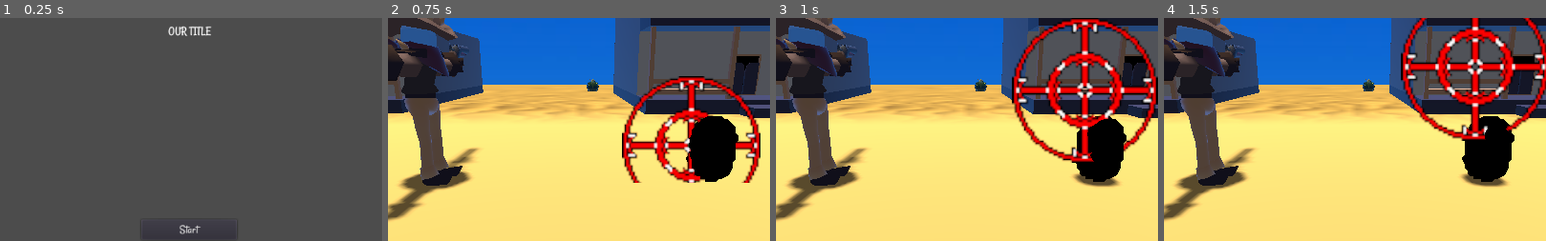
Above: before the commit, frames 1-4 (left to right).
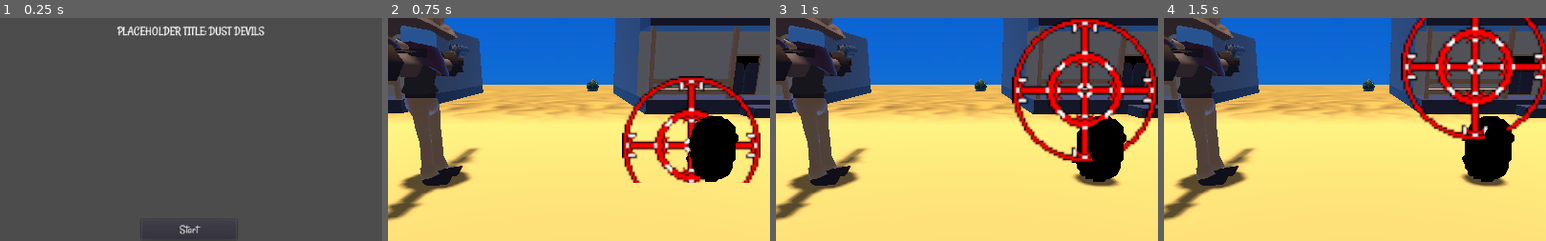
Above: after the commit, the same moments.

Repository: id-be/GMTK2022
Game: Godot game, scene res://Scenes/Title.tscn
Two runs of this game, one before a commit and one after it. Both use one fixed random seed, a clock stepped at 60 frames per second and the inputs below.
Inputs (mouse positions are % of the whole screen's width and height, from its top left):
- Up to frame 1 (0.25 s): no input
- Up to frame 2 (0.75 s): click "Start" at 0.5 s
- Up to frame 3 (1 s): no input
- Up to frame 4 (1.5 s): move the mouse to (72, 45) at 1.27 s; press the mouse at (72, 45) at 1.28 s
The pictures show only the part of the screen within x 25-75%, y 19-69%; the shares and areas given below are measured in that part.

The runs differ from the first frame. In frame 1, 1.1% of the frame differs, in the area x 30-70%, y 3-9%; in frame 2, nothing differs; in frame 3, nothing differs; in frame 4, nothing differs.
Error after the commit: Invalid get index 'text' (on base: 'null instance'). (res://Scripts/Town.gd:13)

Commit message:
Added ammo picker scene

Diff:
--- /dev/null
+++ b/Scenes/BulletPicker.gd
@@ -0,0 +1,38 @@
+extends Spatial
+
+var rando = RandomNumberGenerator.new()
+
+onready var dice = [
+$DicePool/D4Pool/d4_1,$DicePool/D4Pool/d4_2,$DicePool/D4Pool/d4_3,
+$DicePool/D6Pool/d6_1, $DicePool/D6Pool/d6_2, $DicePool/D6Pool/d6_3,
+$DicePool/D8Pool/d8_1, $DicePool/D8Pool/d8_2, $DicePool/D8Pool/d8_3,
+$DicePool/D10Pool/d10_1, $DicePool/D10Pool/d10_2,
+$DicePool/D12Pool/d12_1, $DicePool/D12Pool/d12_2,
+$DicePool/D20Pool/d20_1]
+
+var pools = null#[[0,1,0],[0,1,1]]
+var total_pools = null
+var cur_pool = null
+
+onready var all_dice = $DicePool
+
+# Called when the node enters the scene tree for the first time.
+func _ready():
+	rando.randomize()
+
+	pools = [
+	[dice[0], dice[3], dice[1]] ,
+	[dice[0], dice[3], dice[4]]
+	]
+
+	total_pools = pools.size()
+
+	var my_pool = rando.randi_range(0, total_pools-1)
+	cur_pool = pools[my_pool]
+	cur_pool[0].global_transform.origin = $DiePos1.global_transform.origin
+	cur_pool[1].global_transform.origin = $DiePos2.global_transform.origin
+	cur_pool[2].global_transform.origin = $DiePos3.global_transform.origin
+
+# Called every frame. 'delta' is the elapsed time since the previous frame.
+#func _process(delta):
+#	pass
--- /dev/null
+++ b/Scenes/BulletPicker.tscn
@@ -0,0 +1,110 @@
+[gd_scene load_steps=10 format=2]
+
+[ext_resource path="res://Scenes/BulletPicker.gd" type="Script" id=1]
+[ext_resource path="res://Scenes/Presets/d12.tscn" type="PackedScene" id=2]
+[ext_resource path="res://Scenes/Presets/d10.tscn" type="PackedScene" id=3]
+[ext_resource path="res://Scenes/Presets/d20.tscn" type="PackedScene" id=4]
+[ext_resource path="res://Scenes/Presets/d6.tscn" type="PackedScene" id=5]
+[ext_resource path="res://Scenes/Presets/d4.tscn" type="PackedScene" id=6]
+[ext_resource path="res://Scenes/Presets/d8.tscn" type="PackedScene" id=7]
+
+[sub_resource type="PlaneMesh" id=1]
+
+[sub_resource type="ConcavePolygonShape" id=2]
+data = PoolVector3Array( 1, 0, 1, -1, 0, 1, 1, 0, -1, -1, 0, 1, -1, 0, -1, 1, 0, -1 )
+
+[node name="Spatial" type="Spatial"]
+script = ExtResource( 1 )
+
+[node name="GroundPlane" type="MeshInstance" parent="."]
+transform = Transform( 37.3473, 0, 0, 0, 37.3473, 0, 0, 0, 37.3473, 0, 0, 0 )
+mesh = SubResource( 1 )
+material/0 = null
+
+[node name="StaticBody" type="StaticBody" parent="GroundPlane"]
+
+[node name="CollisionShape" type="CollisionShape" parent="GroundPlane/StaticBody"]
+shape = SubResource( 2 )
+
+[node name="GroundPlane2" type="MeshInstance" parent="."]
+transform = Transform( 37.3473, 0, 0, 0, 37.3473, 0, 0, 0, 37.3473, 0, -11, 0 )
+mesh = SubResource( 1 )
+material/0 = null
+
+[node name="StaticBody" type="StaticBody" parent="GroundPlane2"]
+
+[node name="CollisionShape" type="CollisionShape" parent="GroundPlane2/StaticBody"]
+shape = SubResource( 2 )
+
+[node name="Camera" type="Camera" parent="."]
+transform = Transform( 1, 0, 0, 0, 0.574848, 0.81826, 0, -0.81826, 0.574848, 0, 7.78604, 4.4945 )
+current = true
+near = 0.01
+far = 8192.0
+
+[node name="DicePool" type="Spatial" parent="."]
+transform = Transform( 1, 0, 0, 0, 1, 0, 0, 0, 1, 0, -10, 0 )
+
+[node name="D4Pool" type="Spatial" parent="DicePool"]
+transform = Transform( 1, 0, 0, 0, 1, 0, 0, 0, 1, 4.12861, 10, 0.852353 )
+
+[node name="d4_1" parent="DicePool/D4Pool" instance=ExtResource( 6 )]
+transform = Transform( 1, 0, 0, 0, 1, 0, 0, 0, 1, 0, -10, -3.13091 )
+
+[node name="d4_2" parent="DicePool/D4Pool" instance=ExtResource( 6 )]
+transform = Transform( 1, 0, 0, 0, 1, 0, 0, 0, 1, 0, -10, 3.16672 )
+
+[node name="d4_3" parent="DicePool/D4Pool" instance=ExtResource( 6 )]
+transform = Transform( 1, 0, 0, 0, 1, 0, 0, 0, 1, 0, -10, 0 )
+
+[node name="D6Pool" type="Spatial" parent="DicePool"]
+transform = Transform( 1, 0, 0, 0, 1, 0, 0, 0, 1, 0, 0, -4.92271 )
+
+[node name="d6_1" parent="DicePool/D6Pool" instance=ExtResource( 5 )]
+transform = Transform( 1, 0, 0, 0, 1, 0, 0, 0, 1, 0, 0, -3.69322 )
+
+[node name="d6_2" parent="DicePool/D6Pool" instance=ExtResource( 5 )]
+transform = Transform( 1, 0, 0, 0, 1, 0, 0, 0, 1, 0, 0, -7.78464 )
+
+[node name="d6_3" parent="DicePool/D6Pool" instance=ExtResource( 5 )]
+
+[node name="D8Pool" type="Spatial" parent="DicePool"]
+transform = Transform( 1, 0, 0, 0, 1, 0, 0, 0, 1, 0, 0, 4.36158 )
+
+[node name="d8_1" parent="DicePool/D8Pool" instance=ExtResource( 7 )]
+
+[node name="d8_2" parent="DicePool/D8Pool" instance=ExtResource( 7 )]
+transform = Transform( 1, 0, 0, 0, 1, 0, 0, 0, 1, 0, 0, 3.33079 )
+
+[node name="d8_3" parent="DicePool/D8Pool" instance=ExtResource( 7 )]
+transform = Transform( 1, 0, 0, 0, 1, 0, 0, 0, 1, 0, 0, 6.65471 )
+
+[node name="D10Pool" type="Spatial" parent="DicePool"]
+transform = Transform( 1, 0, 0, 0, 1, 0, 0, 0, 1, -4.67602, 0, -4.72142 )
+
+[node name="d10_1" parent="DicePool/D10Pool" instance=ExtResource( 3 )]
+
+[node name="d10_2" parent="DicePool/D10Pool" instance=ExtResource( 3 )]
+transform = Transform( 1, 0, 0, 0, 1, 0, 0, 0, 1, 0, 0, 3.3891 )
+
+[node name="D12Pool" type="Spatial" parent="DicePool"]
+transform = Transform( 1, 0, 0, 0, 1, 0, 0, 0, 1, -5.10394, 0, 3.53091 )
+
+[node name="d12_1" parent="DicePool/D12Pool" instance=ExtResource( 2 )]
+
+[node name="d12_2" parent="DicePool/D12Pool" instance=ExtResource( 2 )]
+transform = Transform( 1, 0, 0, 0, 1, 0, 0, 0, 1, 0, 0, 2.6385 )
+
+[node name="D20Pool" type="Spatial" parent="DicePool"]
+transform = Transform( 1, 0, 0, 0, 1, 0, 0, 0, 1, 0, 0, -0.518047 )
+
+[node name="d20_1" parent="DicePool/D20Pool" instance=ExtResource( 4 )]
+
+[node name="DiePos1" type="Position3D" parent="."]
+transform = Transform( 1, 0, 0, 0, 1, 0, 0, 0, 1, -3.5, 1, 0 )
+
+[node name="DiePos2" type="Position3D" parent="."]
+transform = Transform( 1, 0, 0, 0, 1, 0, 0, 0, 1, 0, 1, 0 )
+
+[node name="DiePos3" type="Position3D" parent="."]
+transform = Transform( 1, 0, 0, 0, 1, 0, 0, 0, 1, 3.5, 1, 0 )
--- a/Scenes/Globals.tscn
+++ b/Scenes/Globals.tscn
@@ -4,3 +4,7 @@
 
 [node name="Node" type="Node"]
 script = ExtResource( 1 )
+
+[node name="Music" type="AudioStreamPlayer" parent="."]
+
+[node name="SFX" type="AudioStreamPlayer" parent="."]
--- a/Scenes/Presets/d6.tscn
+++ b/Scenes/Presets/d6.tscn
@@ -32,7 +32,7 @@
 "vertex_count": 420
 }
 
-[node name="Die" type="RigidBody"]
+[node name="d6" type="RigidBody"]
 
 [node name="CollisionShape" type="CollisionShape" parent="."]
 shape = SubResource( 2 )
--- a/Scenes/Title.tscn
+++ b/Scenes/Title.tscn
@@ -21,27 +21,27 @@
 
 [node name="Start" type="Button" parent="VBoxContainer"]
 margin_right = 128.0
-margin_bottom = 20.0
+margin_bottom = 27.0
 text = "Start"
 
 [node name="Options" type="Button" parent="VBoxContainer"]
-margin_top = 24.0
+margin_top = 31.0
 margin_right = 128.0
-margin_bottom = 44.0
+margin_bottom = 58.0
 text = "Options (HAHA JK)"
 
 [node name="Quit" type="Button" parent="VBoxContainer"]
-margin_top = 48.0
+margin_top = 62.0
 margin_right = 128.0
-margin_bottom = 68.0
+margin_bottom = 89.0
 text = "Quit"
 
 [node name="Title" type="Label" parent="."]
-margin_left = -32.0
+margin_left = -96.0
 margin_top = 120.0
-margin_right = 34.0
-margin_bottom = 134.0
-text = "OUR TITLE"
+margin_right = 101.0
+margin_bottom = 141.0
+text = "PLACEHOLDER TITLE: DUST DEVILS"
 align = 1
 
 [connection signal="pressed" from="VBoxContainer/Start" to="." method="_on_Start_pressed"]
--- a/Scripts/Globals.gd
+++ b/Scripts/Globals.gd
@@ -15,3 +15,6 @@
 	if OS.is_debug_build():
 		if Input.is_action_just_pressed("DEBUG_QUIT"):
 			get_tree().quit()
+
+#list of collaborators:
+#spex130, Frostymm, Deanboy,
--- a/Scripts/Town.gd
+++ b/Scripts/Town.gd
@@ -1,14 +1,17 @@
 extends Spatial
 
+export var health = 100
+export var damage = 100
 
-# Declare member variables here. Examples:
-# var a = 2
-# var b = "text"
-
+onready var hlth = $UI/Health
+onready var dam = $UI/Damage
 
 # Called when the node enters the scene tree for the first time.
 func _ready():
-	pass # Replace with function body.
+	pass
+
+	hlth.text = hlth.text + " " + str(health)
+	dam.text = dam.text + " " + str(damage)
 
 func _unhandled_input(event):
 	if Input.is_action_pressed("QUIT"):
Not shown, added: Dump/Enemies/Ace/AceRender.png.import
Binary file added: Dump/Enemies/Shades/ShadesPortrait.png
Not shown, added: Dump/Enemies/Shades/ShadesPortrait.png.import
Not shown, added: Dump/Enemies/Smirk/SmirkRender.png.import
Not shown, added: Dump/Enemies/Sniff/SniffRender.png.import
Not shown, added: Dump/Enemies/Shades/ShadesPortrait.xcf
Not shown, added: Dump/Enemies/WANTED.blend
